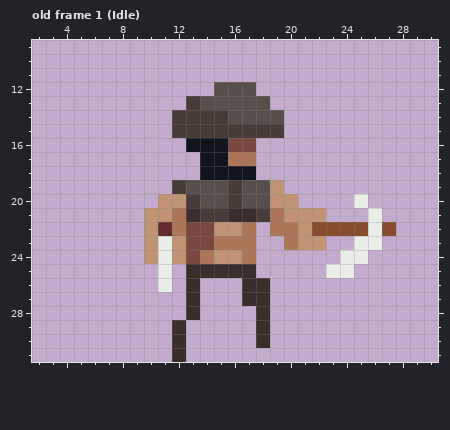
File history of a pixel-art file, Assets/_Productions/Sprites/Character/Character_Praetor.aseprite. The first picture shows the starting point.
32x32 pixels, 9 frames. Shown: old frame 1 (Idle): x 2..30, y 9..31. The commit also changed other frames, which this record leaves out.
And afterwards:
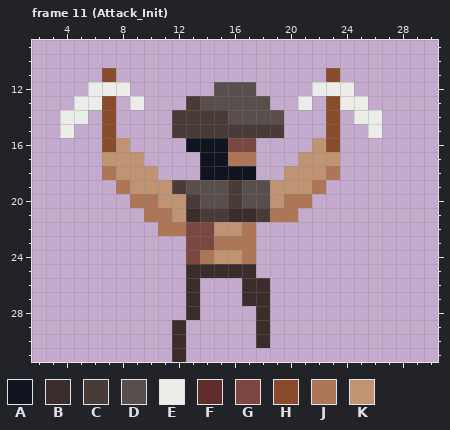
Palette (. is transparent): A #10141f  B #3b2d2b  C #483b38  D #584e4b  E #ebede9  F #602c2c  G #7a4841  H #884b2b  J #ad7757  K #c09473
A new or re-ordered frame is compared with the old frame closest to it.
Difference:
frames 9 -> 13
--- frame 11 (Attack_Init) is new; against old frame 1 (Idle), layer "Troops"
@@ x 2..30 @@
 10 .............................
-11 .............................
-12 .............DDD.............
-13 ...........CDDDDD............
-14 ..........CCCCDDDD...........
-15 ..........CCCCCCCC...........
-16 ...........AAAGG.............
-17 ............AAJJ.............
-18 ............AAAA.............
-19 ..........CDDDCDDK...........
-20 .........KKCDDCDDKK....E.....
-21 ........KKJBCCBBCJKKK...E....
-22 ........KFJGGKKJ.JJKHHHHEH...
-23 ........KEKGGJJJ..JKK..EE....
-24 ........KEKGJKKJ......EE.....
-25 .........E.BBBBB.....EE......
-26 .........E.B...BB............
+11 .....H...............H.......
+12 ....EEE......DDD....EEE......
+13 ...EEH.E...CDDDDD..E.HEE.....
+14 ..EE.H....CCCCDDDD...H.EE....
+15 ..E..H....CCCCCCCC...H..E....
+16 .....HK....AAAGG....KH.......
+17 .....KKK....AAJJ...KKK.......
+18 .....JKKK...AAAA..KKKJ.......
+19 ......JKKKCDDDCDDKKKJ........
+20 .......JJKKCDDCDDKJJ.........
+21 ........JJKBCCBBCJJ..........
+22 .........JJGGKKJ.............
+23 ...........GGJJJ.............
+24 ...........GJKKJ.............
+25 ...........BBBBB.............
+26 ...........B...BB............
 27 ...........B...BB............
Boxes around the changes in both pictures, in picture pixels (x1, y1, x2, y2):
changed: (60, 68, 186, 292)
changed: (270, 68, 396, 278)
